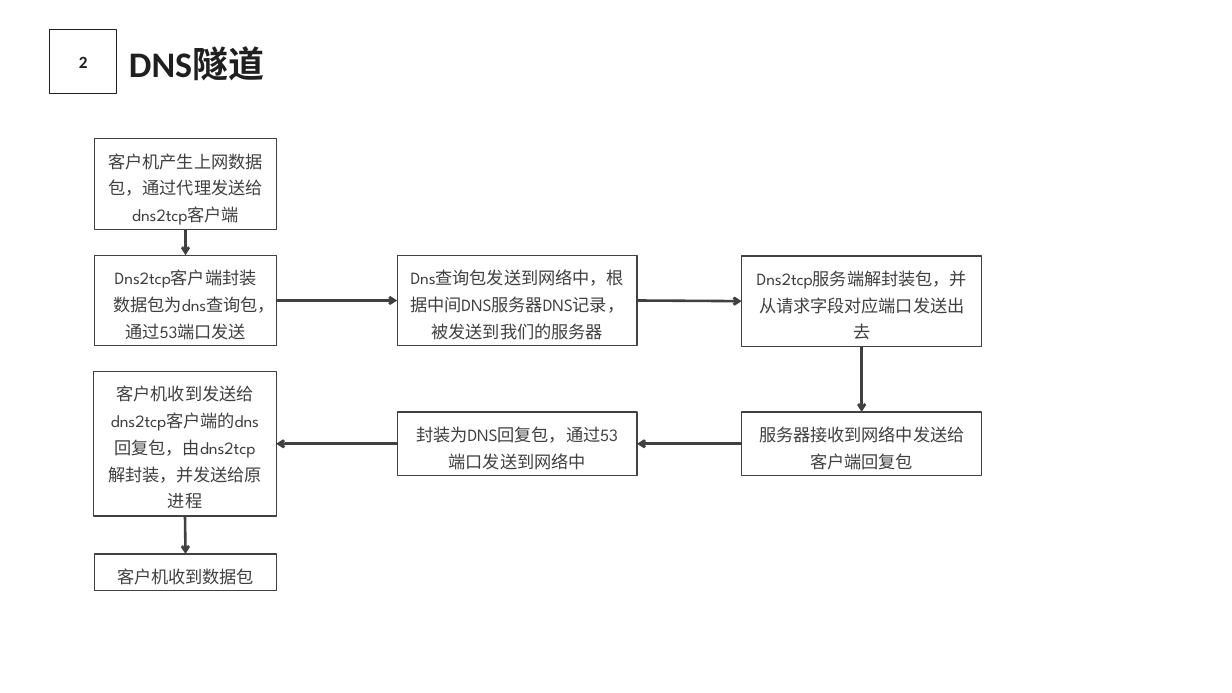
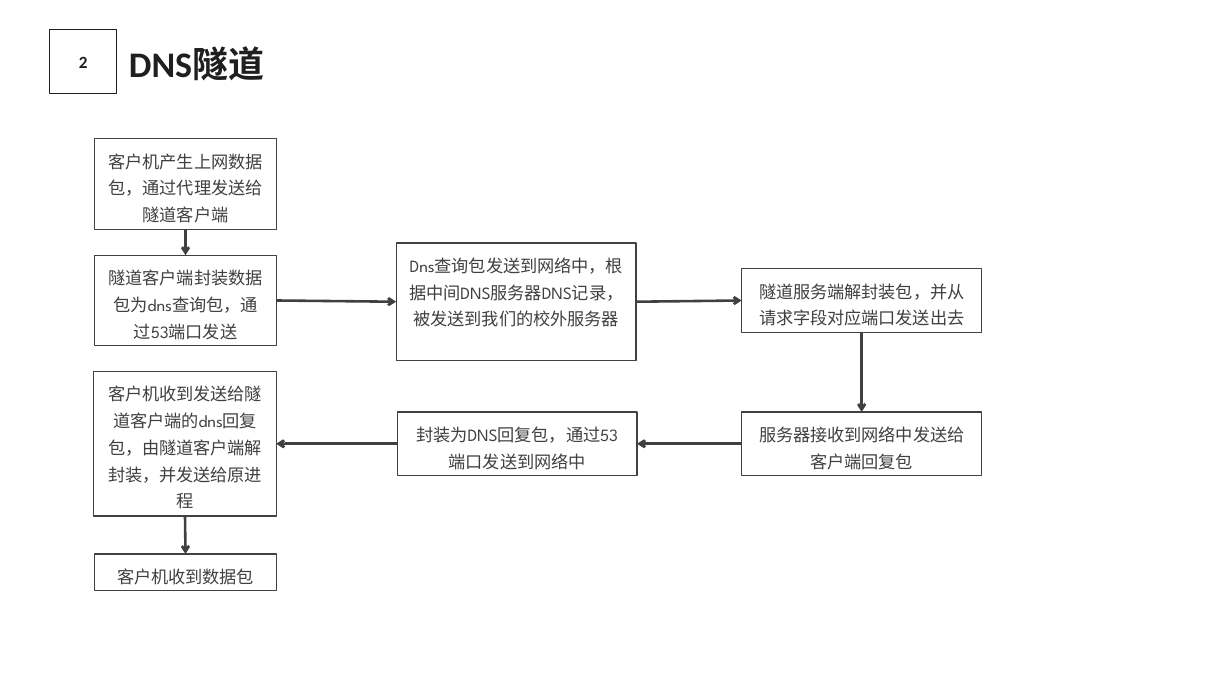
Before and after one commit to shijy16/NetManagement, a slide deck: slide 9 of 展示.pptx (slide 10 before the commit). Drawn at 1232x693 pixels with LibreOffice and Linux fonts; fonts in the diff are those of the drawing. Boxes give left, top, right and bottom in pixels: in the first picture for what was removed or moved away, otherwise in the second. Text is boxed around its words. In the diff, an @@ line names an element or a change of style, - is before the commit and + after.

Commit message:
ppt

```diff
--- a/展示.pptx
+++ b/展示.pptx
@@ text in rectangle at box(109, 153, 263, 223): text changed @@
-客户机产生上网数据包，通过代理发送给dns2tcp客户端
+客户机产生上网数据包，通过代理发送给隧道客户端
@@ text in rectangle at box(109, 269, 263, 340): text changed @@
-Dns2tcp客户端封装数据包为dns查询包，通过53端口发送
+隧道客户端封装数据包为dns查询包，通过53端口发送
@@ rectangle "Dns查询包发送到网络中，根据中间DNS服务器DNS记录，被发送到我们的校外服务器": place and size @@
-rectangle "Dns查询包发送到网络中，根据中间DNS服务器DNS记录，被发送到我们的校外服务器" at box(397, 255, 637, 345)
+rectangle "Dns查询包发送到网络中，根据中间DNS服务器DNS记录，被发送到我们的校外服务器" at box(396, 243, 636, 360)
@@ text in rectangle at box(409, 257, 623, 327): text changed @@
-Dns查询包发送到网络中，根据中间DNS服务器DNS记录，被发送到我们的服务器
+Dns查询包发送到网络中，根据中间DNS服务器DNS记录，被发送到我们的校外服务器
@@ rectangle "隧道服务端解封装包，并从请求字段对应端口发送出去": place and size @@
-rectangle "隧道服务端解封装包，并从请求字段对应端口发送出去" at box(742, 256, 982, 346)
+rectangle "隧道服务端解封装包，并从请求字段对应端口发送出去" at box(742, 269, 982, 332)
@@ text in rectangle at box(759, 283, 964, 326): text changed @@
-Dns2tcp服务端解封装包，并从请求字段对应端口发送出去
+隧道服务端解封装包，并从请求字段对应端口发送出去
@@ arrow moved from (862, 346) - (862, 412) to (862, 332) - (862, 412) @@
@@ text in rectangle at box(108, 385, 262, 509): text changed @@
-客户机收到发送给dns2tcp客户端的dns回复包，由dns2tcp解封装，并发送给原进程
+客户机收到发送给隧道客户端的dns回复包，由隧道客户端解封装，并发送给原进程
```
Also in this commit, not shown: 3 other slides changed, 1 slide added.
